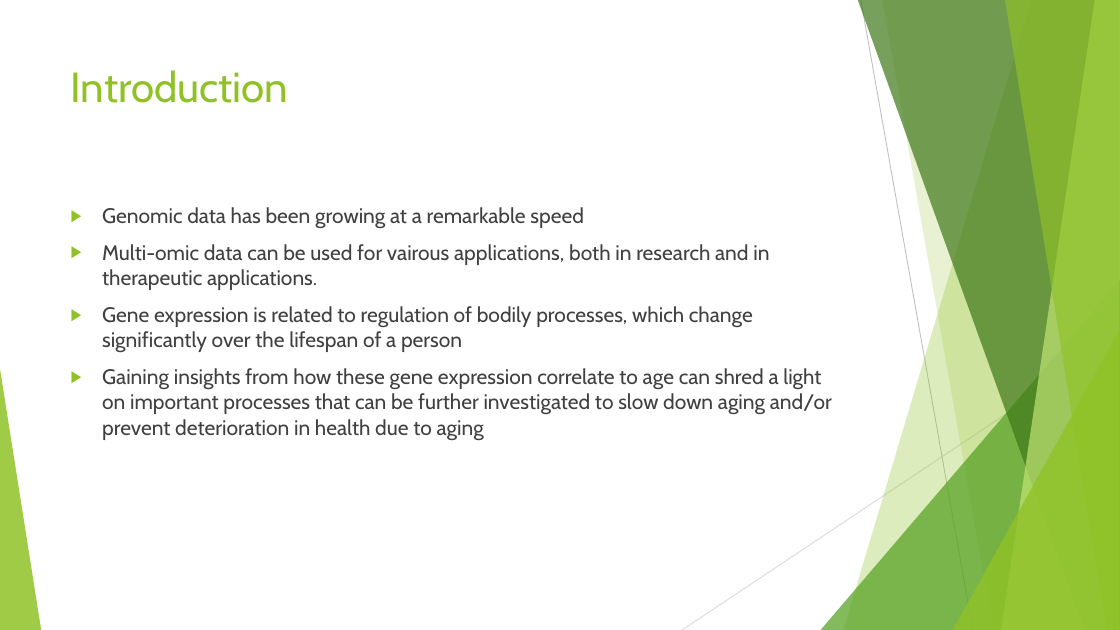
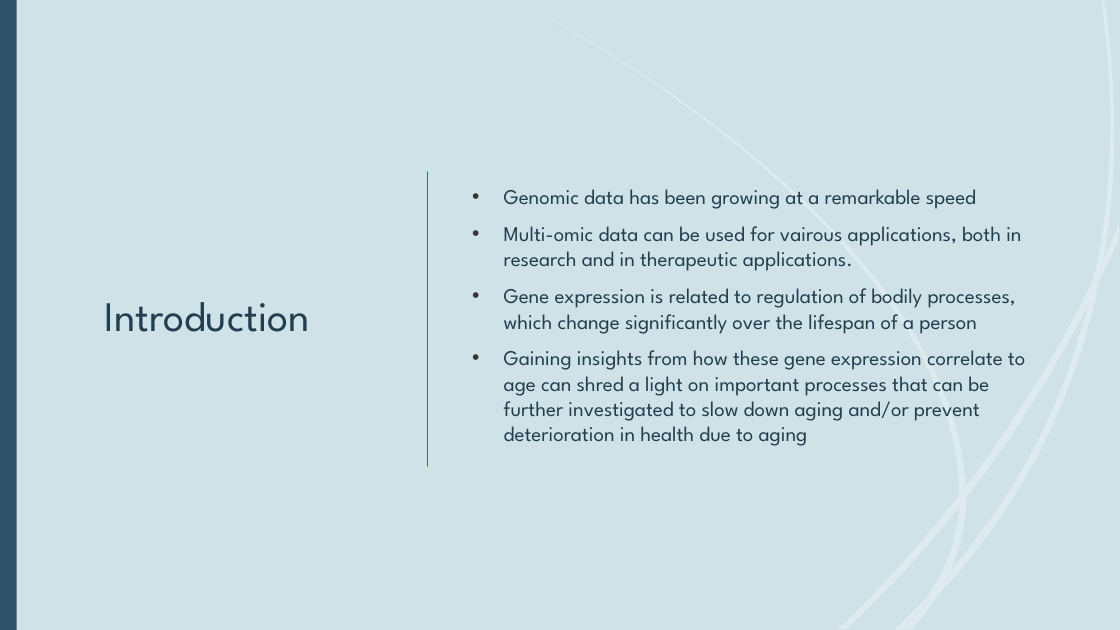
Before and after one commit to phanlinh94/age-prediction-model, a slide deck: slide 2 of Presentation1.pptx. Drawn at 1120x630 pixels with LibreOffice and Linux fonts; fonts in the diff are those of the drawing. Boxes give left, top, right and bottom in pixels: in the first picture for what was removed or moved away, otherwise in the second. Text is boxed around its words. In the diff, an @@ line names an element or a change of style, - is before the commit and + after.

```diff
--- a/Presentation1.pptx
+++ b/Presentation1.pptx
@@ background #FFFFFF to #CFE2E7 @@
@@ rectangle added at (0,0,1120,630), fill #CFE2E7 @@
@@ rectangle added at (0,0,17,630), fill #2E5369 @@
@@ freeform shape added at (0,66,146,112), fill #353535 @@
@@ title "Introduction": place and size @@
-title "Introduction" at (71,70,289,103)
+title "Introduction" at (105,302,310,332)
@@ title "Introduction" at (105,302,310,332): font Cabin to League Spartan, text colour #90C226 to #233E4F; vertical alignment top to middle @@
@@ text "Genomic data has been growing ...": place and size @@
-text "Genomic data has been growing ..." at (102,207,832,441)
+text "Genomic data has been growing ..." at (504,189,1025,446)
@@ text "Genomic data has been growing ..." at (504,189,1025,446): font Cabin to League Spartan, text colour #404040 to #233E4F; bullet ▶ to •; bullet colour #90C226 to #353535; vertical alignment top to middle @@
@@ line added from (428, 172) to (428, 466), #7E40CC 1.25 pt @@
@@ group removed at (0,0,1120,630): 5 freeform shapes, 3 triangles, 2 lines @@
@@ group added at (0,237,130,630): 5 freeform shapes @@
@@ group added at (3,0,132,630): 5 freeform shapes @@
@@ group added at (552,0,1120,629): 12 freeform shapes @@
```
Also in this commit, not shown: 9 other slides changed, 2 slides added, 2 other files.
